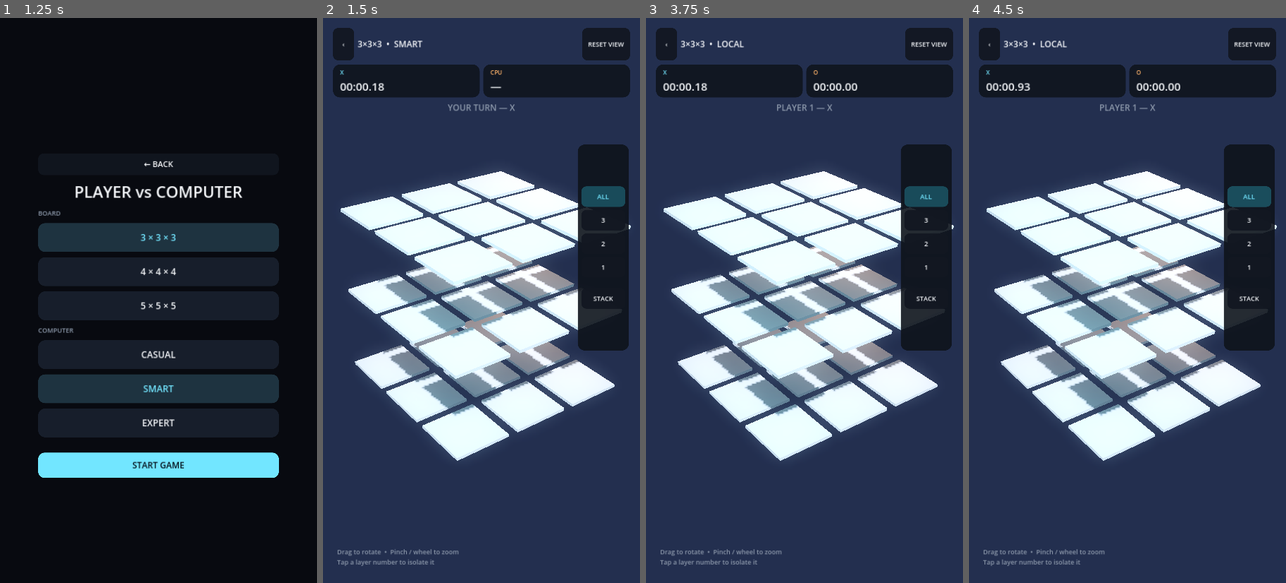
Above: before the commit, frames 1-4 (left to right).
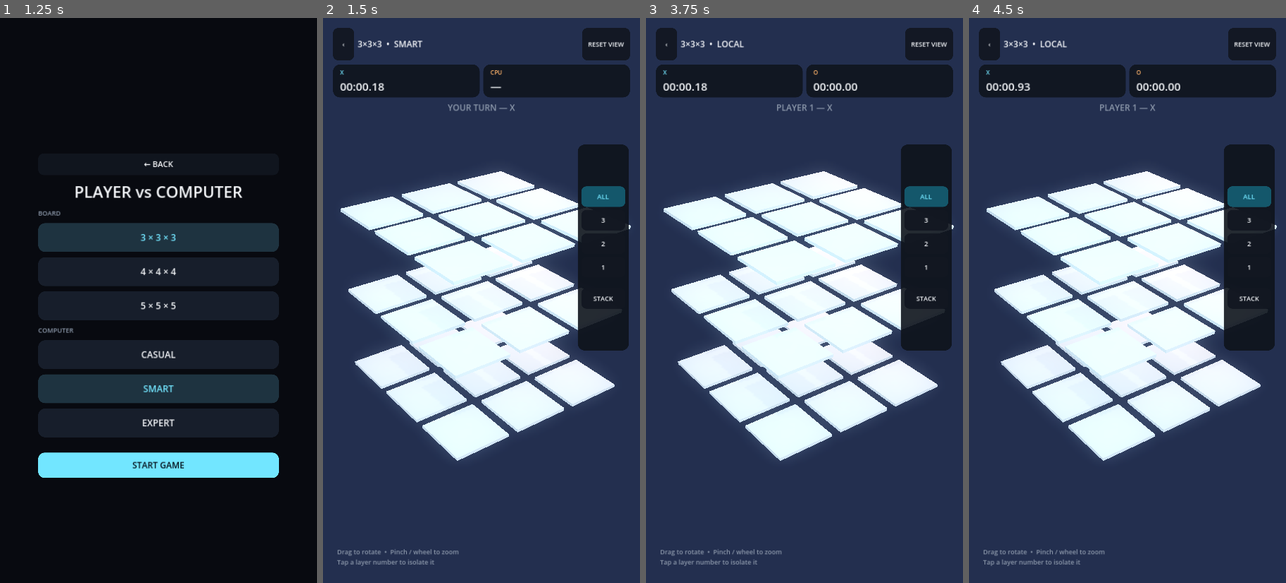
Above: after the commit, the same moments.

Repository: Creativebrook/tic3
Game: Godot game, scene res://scenes/main.tscn
The game is run twice, just before and just after one commit, with the same random seed, the same clock (stepped at 60 frames per second) and the same inputs.
Inputs:
- Up to frame 1 (1.25 s): click "PLAYER vs COMPUTER" at 0.5 s
- Up to frame 2 (1.5 s): click "START GAME" at 1.25 s
- Up to frame 3 (3.75 s): click "‹" at 2 s; click "PLAYER vs PLAYER" at 2.75 s; click "START GAME" at 3.5 s
- Up to frame 4 (4.5 s): click "ALL" at 4.25 s

Frame 1 is identical in both runs. In frame 2, 5.2% of the frame differs, in the area x 17-81%, y 40-71%; in frame 3, 5.2%; in frame 4, 5.2%.

Commit message:
ui: phase A refine shadows and result layout

Diff:
--- a/scripts/main.gd
+++ b/scripts/main.gd
@@ -70,8 +70,10 @@
 	var key := DirectionalLight3D.new()
 	key.rotation_degrees = Vector3(-52, -32, 0)
 	key.light_color = Color("#DDEAFF")
-	key.light_energy = 1.25
+	key.light_energy = 1.18
 	key.shadow_enabled = true
+	key.shadow_opacity = 0.20
+	key.shadow_blur = 5.0
 	world.add_child(key)
 
 	var fill := OmniLight3D.new()
@@ -346,7 +348,7 @@
 		var layer := int(b.get_meta("layer"))
 		var active := layer == board_view.focused_layer
 		b.add_theme_font_size_override("font_size", 23)
-		_style_button(b, Color(0.10, 0.30, 0.36, 0.98) if active else Color(0.07, 0.09, 0.13, 0.93), CYAN if active else TEXT, 18)
+		_style_button(b, Color(0.08, 0.34, 0.42, 1.0) if active else Color(0.07, 0.09, 0.13, 0.93), CYAN if active else TEXT, 18)
 
 func _on_cell_pressed(idx: int) -> void:
 	if game_over or ai_busy or board == null:
@@ -402,19 +404,27 @@
 	result_panel.anchor_bottom = 0.70
 	result_panel.offset_left = -420
 	result_panel.offset_right = 420
-	result_panel.offset_top = -165
-	result_panel.offset_bottom = 205
+	result_panel.offset_top = -155
+	result_panel.offset_bottom = 190
 	_apply_panel_style(result_panel, Color(0.04, 0.055, 0.08, 0.97), 32)
 	hud.add_child(result_panel)
+
 	var margin := MarginContainer.new()
-	for side in ["margin_left", "margin_right"]:
-		margin.add_theme_constant_override(side, 34)
-	margin.add_theme_constant_override("margin_top", 26)
-	margin.add_theme_constant_override("margin_bottom", 26)
+	margin.add_theme_constant_override("margin_left", 34)
+	margin.add_theme_constant_override("margin_right", 34)
+	margin.add_theme_constant_override("margin_top", 28)
+	margin.add_theme_constant_override("margin_bottom", 28)
 	result_panel.add_child(margin)
+
 	var v := VBoxContainer.new()
-	v.add_theme_constant_override("separation", 12)
+	v.add_theme_constant_override("separation", 18)
 	margin.add_child(v)
+
+	var top_row := HBoxContainer.new()
+	top_row.custom_minimum_size = Vector2(0, 82)
+	top_row.add_theme_constant_override("separation", 18)
+	v.add_child(top_row)
+
 	var title := Label.new()
 	var extra := ""
 	if winner == 0:
@@ -427,22 +437,40 @@
 		title.text = "CPU WINS"
 	else:
 		title.text = "PLAYER %d WINS" % winner
-	title.add_theme_font_size_override("font_size", 52)
+	title.add_theme_font_size_override("font_size", 50)
 	title.add_theme_color_override("font_color", GREEN if winner == 1 else TEXT)
-	v.add_child(title)
+	title.vertical_alignment = VERTICAL_ALIGNMENT_CENTER
+	title.size_flags_horizontal = Control.SIZE_EXPAND_FILL
+	top_row.add_child(title)
+
 	var meta := Label.new()
 	if mode == "CPU":
 		meta.text = "%s%s  •  %d moves" % [_format_time(player_times[1]), extra, human_moves]
 	else:
 		meta.text = "X %s  •  O %s" % [_format_time(player_times[1]), _format_time(player_times[2])]
-	meta.add_theme_font_size_override("font_size", 27)
+	meta.custom_minimum_size = Vector2(300, 0)
+	meta.horizontal_alignment = HORIZONTAL_ALIGNMENT_RIGHT
+	meta.vertical_alignment = VERTICAL_ALIGNMENT_CENTER
+	meta.add_theme_font_size_override("font_size", 24)
 	meta.add_theme_color_override("font_color", MUTED)
-	v.add_child(meta)
+	top_row.add_child(meta)
+
+	v.add_child(_spacer(12))
+
 	var buttons := HBoxContainer.new()
-	buttons.add_theme_constant_override("separation", 12)
+	buttons.custom_minimum_size = Vector2(0, 100)
+	buttons.add_theme_constant_override("separation", 16)
 	v.add_child(buttons)
-	buttons.add_child(_accent_button("REMATCH", _start_game))
-	buttons.add_child(_ghost_button("HOME", _show_home))
+
+	var rematch_btn := _accent_button("REMATCH", _start_game)
+	rematch_btn.custom_minimum_size = Vector2(0, 96)
+	rematch_btn.size_flags_horizontal = Control.SIZE_EXPAND_FILL
+	buttons.add_child(rematch_btn)
+
+	var home_btn := _ghost_button("HOME", _show_home)
+	home_btn.custom_minimum_size = Vector2(0, 96)
+	home_btn.size_flags_horizontal = Control.SIZE_EXPAND_FILL
+	buttons.add_child(home_btn)
 
 func _refresh_hud() -> void:
 	_refresh_timers()
